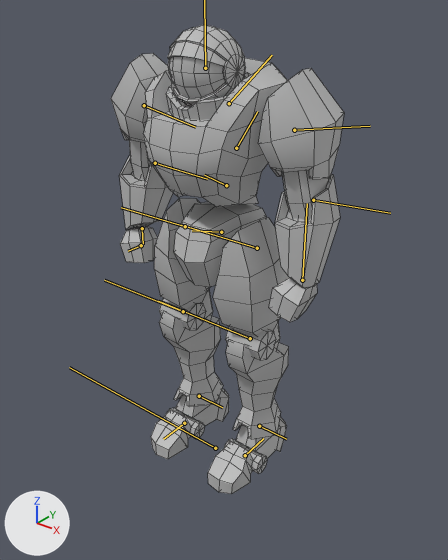
One commit to the FBX model Content/scenes/monsters/marine/marine_anim.fbx: the scene before it, then after it.
Camera for both pictures: a 50 mm camera at (0.469, -0.567, 0.638) aimed at (-0.003, 0.023, 0.272). Arrows for +X, +Y and +Z are at lower left; the lights stay in place. The bones that bend it are drawn over the model as lines. Mesh edges are drawn as thin lines.

In view in the first picture: 'marine'.
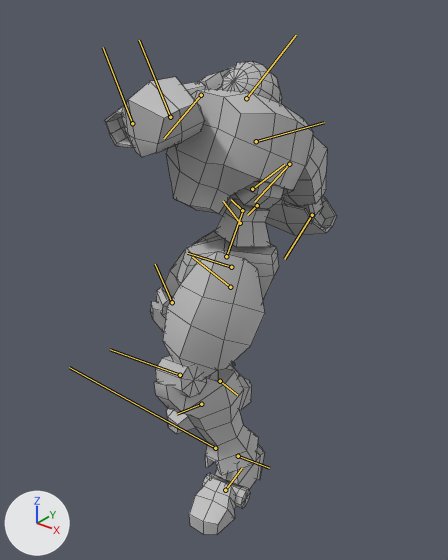
The newer file adds an action. The first version stands in its rest pose; the second is drawn at frame 692 of the action 'stun2'.

The edits, one by one:
Bone 'pelvis' (bone_pelvis) moves from (0.0, 0.0, 0.0) to (-4.2, -1.3, 1.7).
Bone 'pelvis' (bone_pelvis) turns from (0, 0, 0) to (-49, -11, 2) degrees about its own x, y and z.
Bone 'spine1' (bone_spine1) turns from (0, 0, 0) to (-58, -15, 9) degrees about its own x, y and z.
Bone 'spine2' (bone_spine2) turns from (0, 0, 0) to (7, -2, 7) degrees about its own x, y and z.
Bone 'chest' (bone_chest) turns from (0, 0, 0) to (7, -3, 6) degrees about its own x, y and z.
Bone 'head' (bone_head) turns from (0, 0, 0) to (-7, 15, 15) degrees about its own x, y and z.
Bone 'L_shoulder' (bone_l_shoulder) turns from (0, 0, 0) to (-53, -112, 89) degrees about its own x, y and z.
Bone 'L_arm' (bone_l_arm) turns from (0, 0, 0) to (15, -81, -6) degrees about its own x, y and z.
Bone 'L_hand' (bone_l_hand) turns from (0, 0, 0) to (24, 0, 17) degrees about its own x, y and z.
Bone 'R_shoulder' (bone_r_shoulder) turns from (0, 0, 0) to (12, -2, 36) degrees about its own x, y and z.
Bone 'R_arm' (bone_r_arm) turns from (0, 0, 0) to (21, -70, -11) degrees about its own x, y and z.
Bone 'R_hand' (bone_r_hand) turns from (0, 0, 0) to (25, 13, -15) degrees about its own x, y and z.
Bone 'L_hip' (bone_l_hip) turns from (0, 0, 0) to (-25, 25, -11) degrees about its own x, y and z.
Bone 'L_shin' (bone_l_shin) turns from (0, 0, 0) to (-16, -47, -5) degrees about its own x, y and z.
Bone 'L_foot' (bone_l_foot) turns from (0, 0, 0) to (-15, -13, -14) degrees about its own x, y and z.
Bone 'R_hip' (bone_r_hip) turns from (0, 0, 0) to (-16, 35, -25) degrees about its own x, y and z.
Bone 'R_shin' (bone_r_shin) turns from (0, 0, 0) to (21, -54, 9) degrees about its own x, y and z.
Bone 'R_foot' (bone_r_foot) turns from (0, 0, 0) to (20, -16, 2) degrees about its own x, y and z.

Location of each change, [x1, y1, x2, y2] in pixels of the pictures (448 x 560 px):
'marine', posed
    before: [111, 25, 344, 494]
    after: [104, 61, 336, 534]
bone 'pelvis', root to tip
    before: (221, 232) to (192, 230)
    after: (231, 267) to (187, 253)
bone 'spine1', root to tip
    before: (226, 185) to (204, 175)
    after: (240, 223) to (223, 201)
bone 'spine2', root to tip
    before: (236, 148) to (257, 111)
    after: (252, 189) to (284, 164)
bone 'chest', root to tip
    before: (229, 103) to (272, 55)
    after: (256, 141) to (324, 122)
bone 'L_shoulder', root to tip
    before: (294, 130) to (370, 126)
    after: (170, 117) to (139, 40)
bone 'L_arm', root to tip
    before: (313, 200) to (390, 213)
    after: (132, 123) to (103, 47)
bone 'L_hand', root to tip
    before: (302, 280) to (307, 203)
    after: (201, 95) to (164, 138)
bone 'R_shoulder', root to tip
    before: (144, 105) to (195, 127)
    after: (289, 164) to (254, 202)
bone 'R_arm', root to tip
    before: (155, 163) to (207, 179)
    after: (312, 215) to (284, 259)
bone 'R_hand', root to tip
    before: (142, 228) to (143, 244)
    after: (257, 205) to (247, 215)
bone 'L_hip', root to tip
    before: (257, 248) to (181, 225)
    after: (230, 287) to (192, 257)
bone 'L_shin', root to tip
    before: (250, 338) to (158, 301)
    after: (180, 375) to (110, 349)
bone 'L_foot', root to tip
    before: (259, 426) to (286, 439)
    after: (238, 456) to (269, 468)
bone 'R_hip', root to tip
    before: (185, 226) to (121, 207)
    after: (226, 256) to (242, 213)
bone 'R_shin', root to tip
    before: (183, 311) to (104, 280)
    after: (172, 302) to (155, 264)
bone 'R_foot', root to tip
    before: (199, 396) to (222, 407)
    after: (220, 381) to (237, 395)
